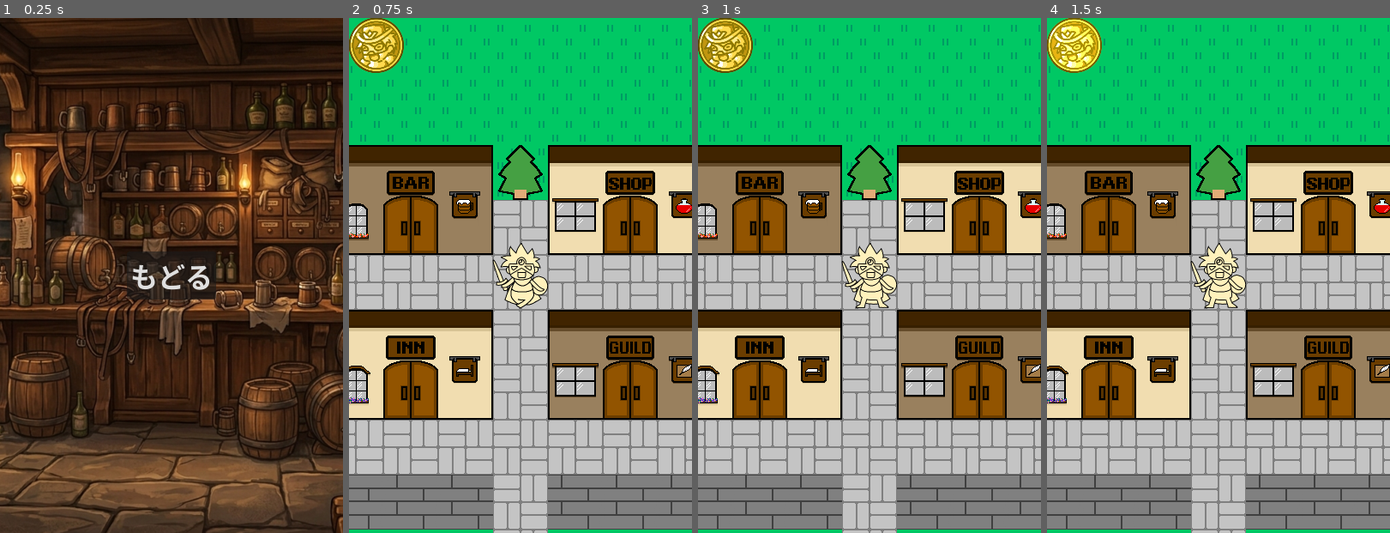
Above: before the commit, frames 1-4 (left to right).
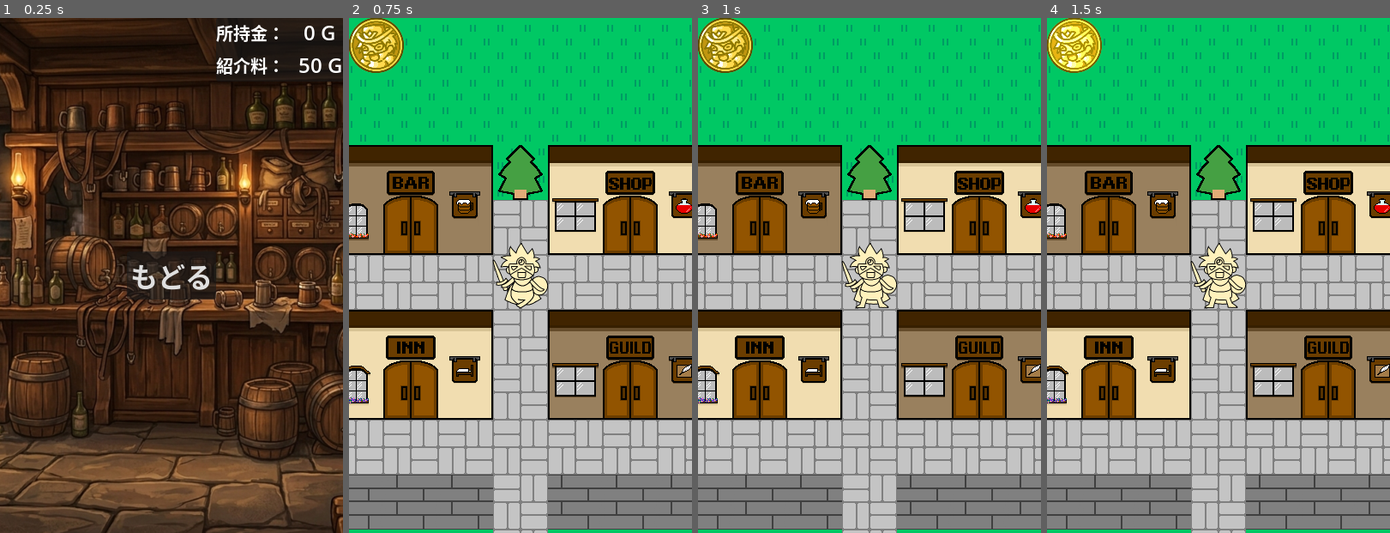
Above: after the commit, the same moments.

Repository: allgorilla/jutegame
Game: Godot game, scene res://scenes/BarScene.tscn
Same seed, same stepped clock (60 frames per second), same inputs: the game is played once before the commit and once after it. This scene is started directly instead of the project's main scene.
Inputs (mouse positions are in pixels of both pictures, inside the frame that each line leads up to):
- Up to frame 1 (0.25 s): no input
- Up to frame 2 (0.75 s): click "もどる" at 0.5 s
- Up to frame 3 (1 s): no input
- Up to frame 4 (1.5 s): click (1074, 43) at 1.25 s

The runs differ from the first frame. In frame 1, 1.0% of the frame differs, in the area x 63-100%, y 0-12%; in frame 2, nothing differs; in frame 3, nothing differs; in frame 4, nothing differs.

Commit message:
酒場で所持金を表示。

Diff:
--- a/scenes/BarScene.tscn
+++ b/scenes/BarScene.tscn
@@ -38,5 +38,48 @@
 theme_override_font_sizes/font_size = 32
 text = "もどる"
 
+[node name="StatusPanel" type="PanelContainer" parent="." unique_id=1240158805]
+layout_mode = 1
+anchors_preset = 1
+anchor_left = 1.0
+anchor_right = 1.0
+offset_left = -124.0
+offset_bottom = 74.0
+grow_horizontal = 0
+
+[node name="VBox" type="VBoxContainer" parent="StatusPanel" unique_id=896128975]
+layout_mode = 2
+
+[node name="GoldLine" type="HBoxContainer" parent="StatusPanel/VBox" unique_id=1112908494]
+layout_mode = 2
+
+[node name="GoldLabel" type="Label" parent="StatusPanel/VBox/GoldLine" unique_id=416401453]
+layout_mode = 2
+theme_override_font_sizes/font_size = 20
+text = "所持金："
+
+[node name="ValueLabel" type="Label" parent="StatusPanel/VBox/GoldLine" unique_id=1241164402]
+custom_minimum_size = Vector2(40, 0)
+layout_mode = 2
+theme_override_font_sizes/font_size = 24
+text = "500"
+horizontal_alignment = 2
+
+[node name="CostLine" type="HBoxContainer" parent="StatusPanel/VBox" unique_id=1435641039]
+layout_mode = 2
+
+[node name="CostLabel" type="Label" parent="StatusPanel/VBox/CostLine" unique_id=1063996417]
+layout_mode = 2
+theme_override_font_sizes/font_size = 20
+text = "紹介料："
+
+[node name="ValueLabel" type="Label" parent="StatusPanel/VBox/CostLine" unique_id=190926846]
+custom_minimum_size = Vector2(40, 0)
+layout_mode = 2
+size_flags_horizontal = 8
+theme_override_font_sizes/font_size = 24
+text = "50"
+horizontal_alignment = 2
+
+[connection signal="pressed" from="CanvasLayer/Button" to="." method="_on_return_button_pressed"]
 [connection signal="pressed" from="CanvasLayer/Button" to="." method="_on_button_pressed"]
-[connection signal="pressed" from="CanvasLayer/Button" to="." method="_on_return_button_pressed"]
--- a/scripts/BarScene.gd
+++ b/scripts/BarScene.gd
@@ -1,6 +1,11 @@
 extends Control
+@export var recruitment_cost: int = 50
+
+@onready var current_gold_label = $StatusPanel/VBox/GoldLine/ValueLabel
+@onready var cost_label = $StatusPanel/VBox/CostLine/ValueLabel
 
 func _ready():
+	update_ui()
 	# 昨日のフェードイン処理（明るくする）
 	var changer = get_tree().root.get_node_or_null("SceneChanger")
 	if changer:
@@ -8,6 +13,16 @@
 		anim.play_backwards("fade")
 		await anim.animation_finished
 
+func update_ui():
+	# 所持金の表示
+	var current_gold = Global.player_data.get("gold", 0)
+	current_gold_label.text = "%4d G" % current_gold
+	# %4d で右詰め整形して表示
+
+	# 変数 recruitment_cost の値を反映
+	# %d は整数、%4d と書くと「4桁分のスペースを確保して右詰め」になります
+	cost_label.text = "%4d G" % recruitment_cost
+
 # マップに戻るボタンの処理
 func _on_return_button_pressed():
 	# メインマップシーンへ遷移
--- a/scripts/Global.gd
+++ b/scripts/Global.gd
@@ -1,2 +1,15 @@
 extends Node
 var last_player_pos = Vector2(0, 0) # 最後にいた座標を保存する
+
+# プレイヤーの全データを辞書で持つのが拡張しやすくて便利です
+var player_data = {
+	"name": "",
+	"atk": 0,
+	"int": 0,
+	"gold": 0,
+	"soldiers": []
+}
+
+# サーバー/ローカルからロードしたデータを反映する関数
+func sync_player_data(data: Dictionary):
+	player_data = data
--- a/scripts/PlayerFactory.gd
+++ b/scripts/PlayerFactory.gd
@@ -23,12 +23,15 @@
 		"atk": atk,
 		"int": int_val,
 		"cost": 10,
-		"my_id": 0
+		"my_id": 0,
+		"gold": 500,
+		"soldiers": []
 	}
 
 	print("--- キャラクター生成結果 ---")
 	print("名前: ", player_name)
 	print("ATK : ", atk, " / INT : ", int_val)
+	print("所持金: ", data["gold"], " G") # デバッグ表示も追加
 	print("---------------------------")
 
 	return data
--- a/scripts/TitleScene.gd
+++ b/scripts/TitleScene.gd
@@ -28,15 +28,20 @@
 
 # 3. 決定ボタンが押されたら通信開始！
 func _on_confirm_button_pressed():
-	var player_name = name_input.text.strip_edges() # 前後の空白を削除
+	var player_name = name_input.text.strip_edges()
 
 	if player_name == "":
 		print("名前を入力してください")
 		return
 
+	# ① Factoryで純粋なデータを作成
+	var new_data = PlayerFactory.create_initial_data(player_name)
+
+	# ② Global（ワークメモリ）に同期
+	Global.sync_player_data(new_data)
+
 	name_panel.hide()
-	# ここで以前のテスト用固定名ではなく、入力された名前を渡す
-	NetworkManager.setup_local_player(player_name)
+	get_tree().change_scene_to_file("res://scenes/MainMap.tscn")
 
 func _on_continue_button_pressed() -> void:
 	NetworkManager.load_existing_game()
